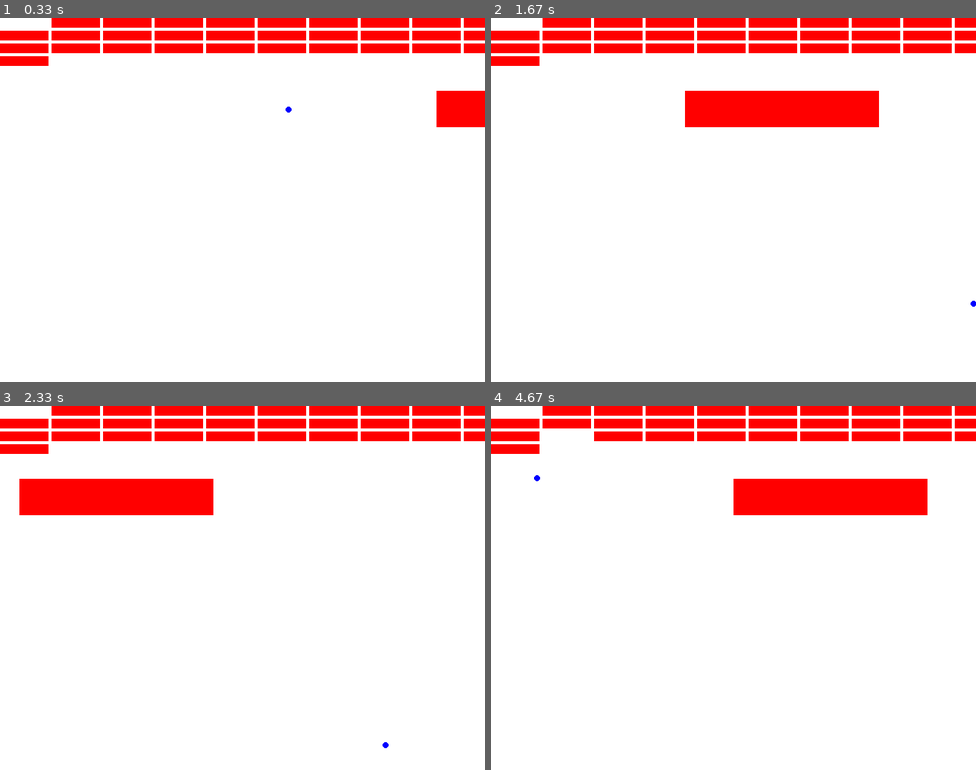
Above: before the commit, frames 1-4 (two rows, left to right).
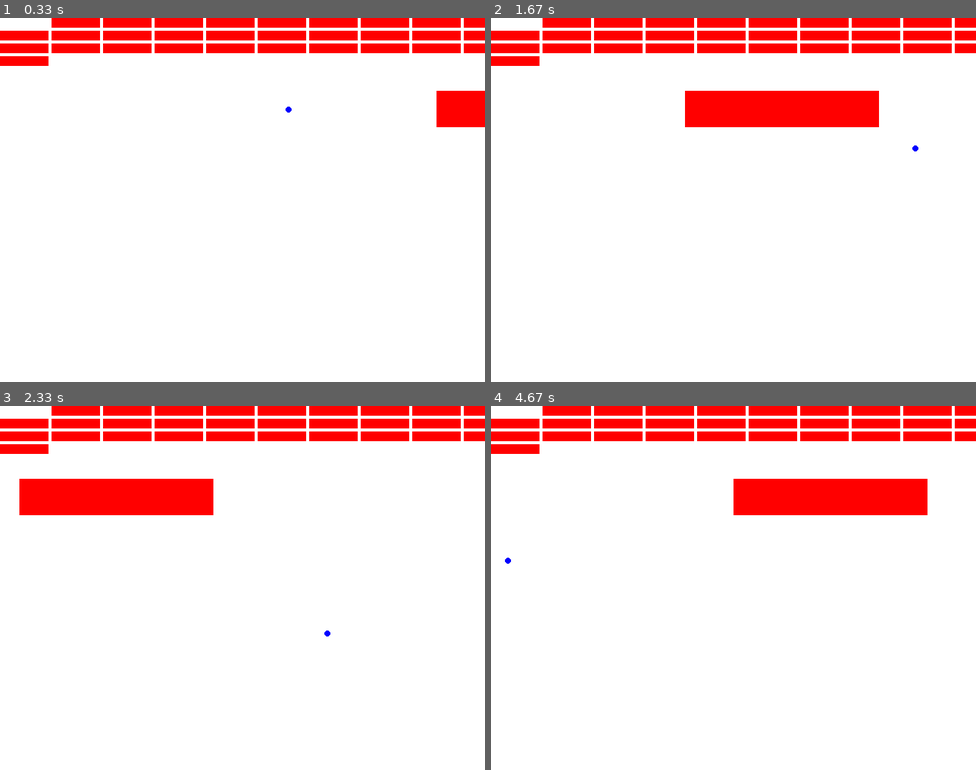
Above: after the commit, the same moments.

Repository: lplinna/AdventureGame
Game: pygame game, started from pygame/main.py
The game is run twice, just before and just after one commit, with the same random seed, the same clock (stepped at 60 frames per second) and the same inputs.
Inputs:
- Up to frame 1 (0.33 s): no input
- Up to frame 2 (1.67 s): hold Right 0.33-0.8 s; hold Left from 1.33 s (still down)
- Up to frame 3 (2.33 s): release Left at 1.87 s; hold Left 1.9-2.3 s
- Up to frame 4 (4.67 s): hold Right 2.33-2.97 s; hold Left 3-3.47 s; hold Right 3.5-3.97 s; hold Right 4-4.47 s; hold Left from 4.5 s (still down)

Frame 1 is identical in both runs. In frame 2, less than 0.1% of the frame differs, in the area x 86-100%, y 35-80%; in frame 3, less than 0.1%; in frame 4, 0.3%, in the area x 2-21%, y 7-44%.

Commit message:
Adding snake to cool new branch

Diff:
--- a/pygame/main.py
+++ b/pygame/main.py
@@ -152,8 +152,8 @@
     playerBall.draw(screen)
     playerBall.update()
     testRect.draw(screen)
-    #playerBall.collides_brectangle(testRect)
-    playerBall.collide_top(testRect)
+    playerBall.collides_brectangle(testRect)
+    #playerBall.collide_top(testRect)
 
     for block in blocks:
        block.draw(screen)
--- /dev/null
+++ b/pygame/snake.py
@@ -0,0 +1,64 @@
+import pygame
+import sys
+import math
+
+pygame.init()
+
+WIDTH, HEIGHT = 800, 600
+screen = pygame.display.set_mode((WIDTH,HEIGHT))
+
+WHITE = (255,255,255)
+BLACK = (0,0,0)
+LIGHT_GREEN = (144,238,144)
+DARK_GREEN = (1,50,32)
+APPLE = (144,0,0)
+
+grid_size_pixels = 64
+
+
+
+def make_grid():
+    start = []
+    for i in range(math.floor(WIDTH / grid_size_pixels)):
+        middle = []
+        for j in range(math.floor(HEIGHT / grid_size_pixels)):
+            j.append(0)
+        start.append(middle)
+
+main_grid = make_grid()
+main_grid[3][3] = 1
+main_grid[5][5] = 1
+
+
+def get_color(x_screen,y_screen):
+    x_grid = x_screen / grid_size_pixels
+    y_grid = y_screen / grid_size_pixels
+    if main_grid[x_grid][y_grid] == 1:
+      return APPLE
+    else:
+      return DARK_GREEN
+
+
+def draw_snake_grid(screen):
+    x = 0
+    y = 0
+    size = grid_size_pixels
+    while y < HEIGHT :
+
+        pygame.draw.rect(screen,get_color(x,y),(x,y,size,size))
+
+        if x > WIDTH:
+            y += grid_size_pixels
+            x = 0
+        else:
+            x += size
+
+running = True
+while running:
+    for event in pygame.event.get(): ##
+          if event.type == pygame.QUIT: ##
+              running = False ##
+    screen.fill(LIGHT_GREEN)
+    draw_snake_grid(screen)
+    pygame.display.flip()
+    pygame.time.Clock().tick(60)
